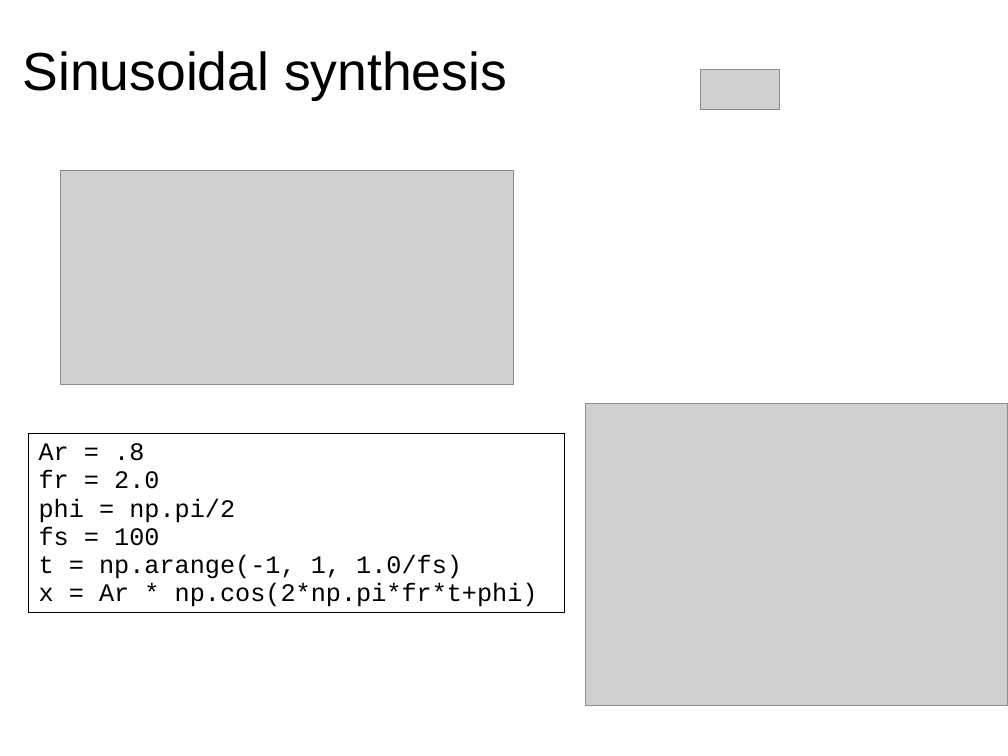
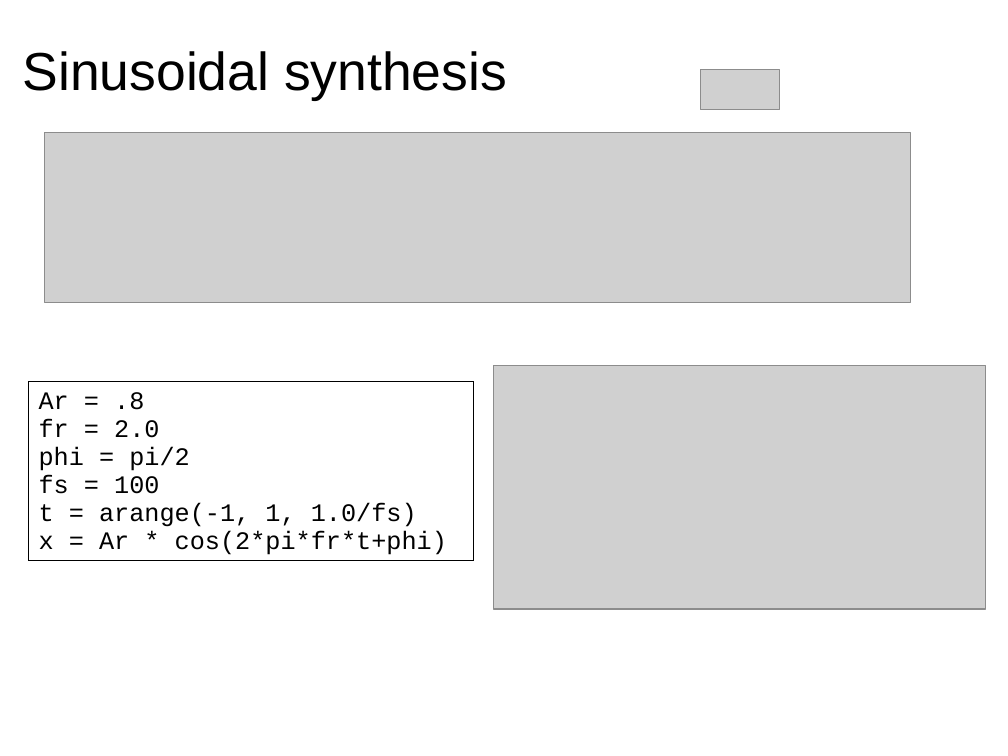
Before and after one commit to MTG/sms-tools, a slide deck: slide 5 of lectures/5-Sinusoidal-model/Sinusoidal-Model-2.odp. Drawn at 1008x756 pixels with LibreOffice and Linux fonts; fonts in the diff are those of the drawing; grey boxes stand for pictures. Boxes give left, top, right and bottom in pixels: in the first picture for what was removed or moved away, otherwise in the second. Text is boxed around its words. In the diff, an @@ line names an element or a change of style, - is before the commit and + after.

Commit message:
changes to lectures

```diff
--- a/lectures/5-Sinusoidal-model/Sinusoidal-Model-2.odp
+++ b/lectures/5-Sinusoidal-model/Sinusoidal-Model-2.odp
@@ picture: place and size @@
-picture at box(60, 170, 513, 384)
+picture at box(44, 133, 910, 302)
@@ rectangle "Ar = .8": place and size @@
-rectangle "Ar = .8" at box(29, 433, 564, 612)
+rectangle "Ar = .8" at box(29, 382, 474, 560)
@@ picture: place and size @@
-picture at box(586, 403, 1008, 706)
+picture at box(494, 365, 986, 609)
@@ text in rectangle at box(39, 447, 189, 471): text changed @@
-phi = np.pi/2
+phi = pi/2
@@ text in rectangle at box(39, 503, 447, 555): text changed @@
-t = np.arange(-1, 1, 1.0/fs)
-x = Ar * np.cos(2*np.pi*fr*t+phi)
+t = arange(-1, 1, 1.0/fs)
+x = Ar * cos(2*pi*fr*t+phi)
```
Also in this commit, not shown: 1 other slide changed, 4 slides added, 6 slides removed, 31 other files.
